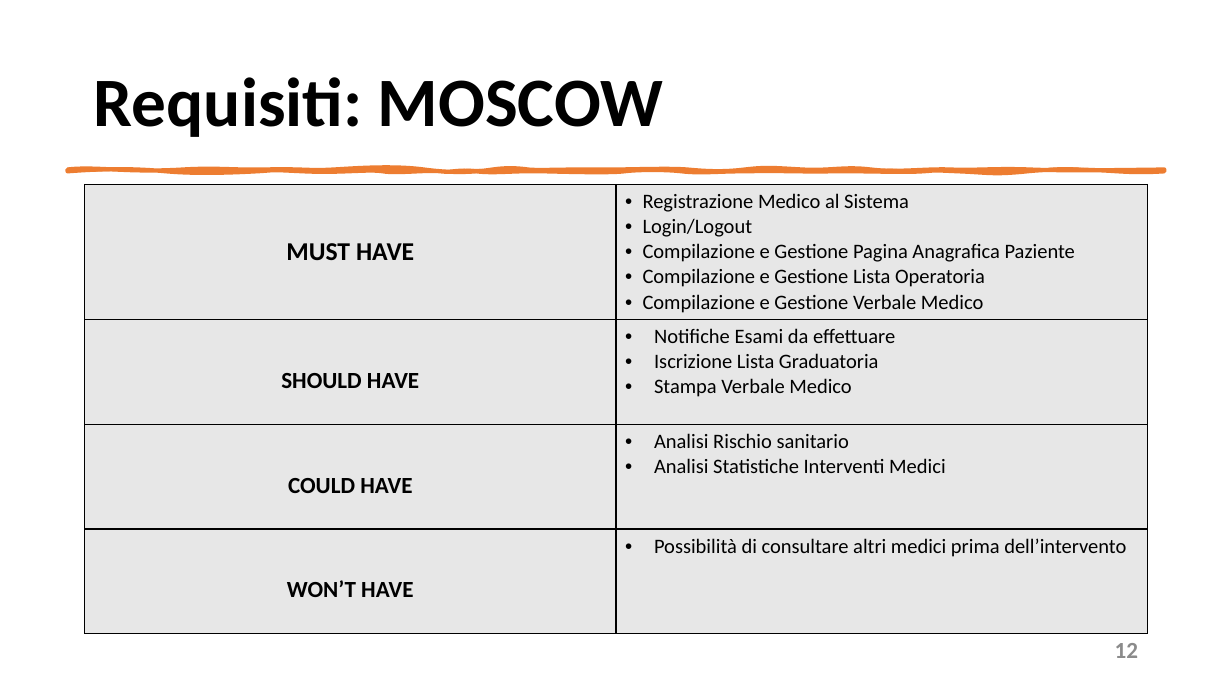
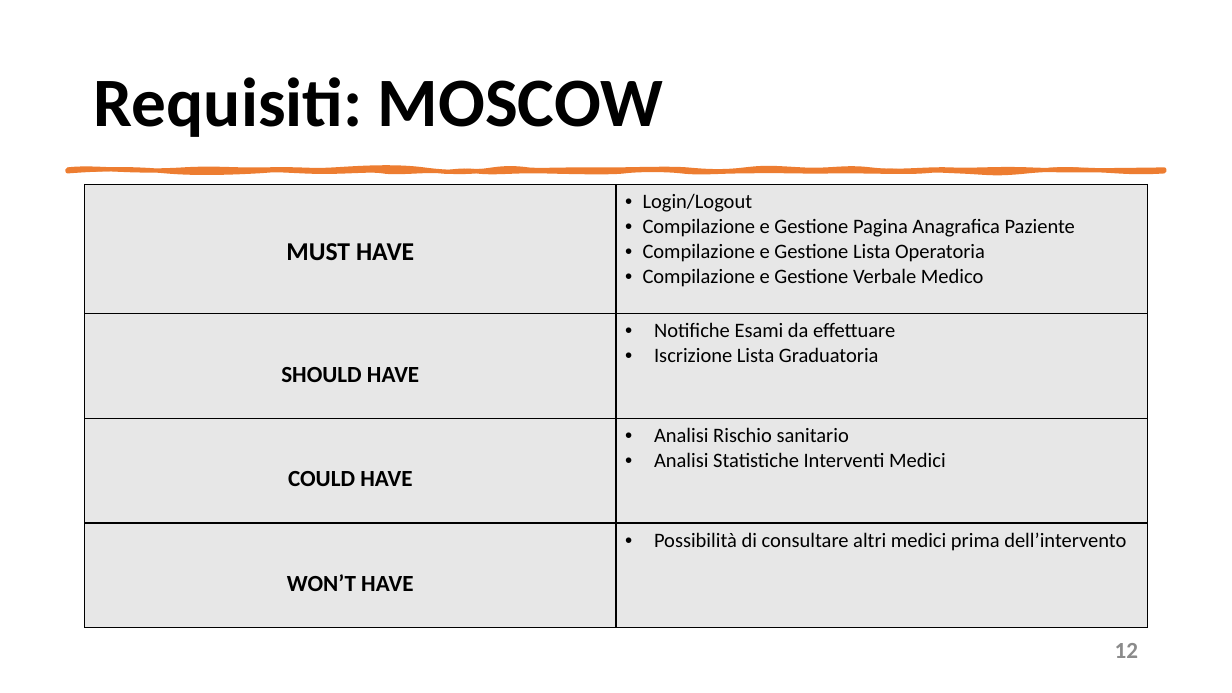
Before and after one commit to mangilimatteo/Progetto_Ingegneria_Software_Cattaneo_Mangili_Saini, a slide deck: slide 12 of Presentazione/Presentazione_Progetto.pptx. Drawn at 1232x693 pixels with LibreOffice and Linux fonts; fonts in the diff are those of the drawing. Boxes give left, top, right and bottom in pixels: in the first picture for what was removed or moved away, otherwise in the second. Text is boxed around its words. In the diff, an @@ line names an element or a change of style, - is before the commit and + after.

```diff
--- a/Presentazione/Presentazione_Progetto.pptx
+++ b/Presentazione/Presentazione_Progetto.pptx
@@ table at [85, 185, 1148, 628] @@
-row 1, column 2: Registrazione Medico al Sistema / Login/Logout / Compilazione e Gestione Pagina Anagrafica Paziente / Compilazione e Gestione Lista Operatoria / Compilazione e Gestione Verbale Medico
+row 1, column 2: Login/Logout / Compilazione e Gestione Pagina Anagrafica Paziente / Compilazione e Gestione Lista Operatoria / Compilazione e Gestione Verbale Medico
-row 2, column 2: Notifiche Esami da effettuare / Iscrizione Lista Graduatoria / Stampa Verbale Medico
+row 2, column 2: Notifiche Esami da effettuare / Iscrizione Lista Graduatoria
```
Also in this commit, not shown: 2 other slides changed.
